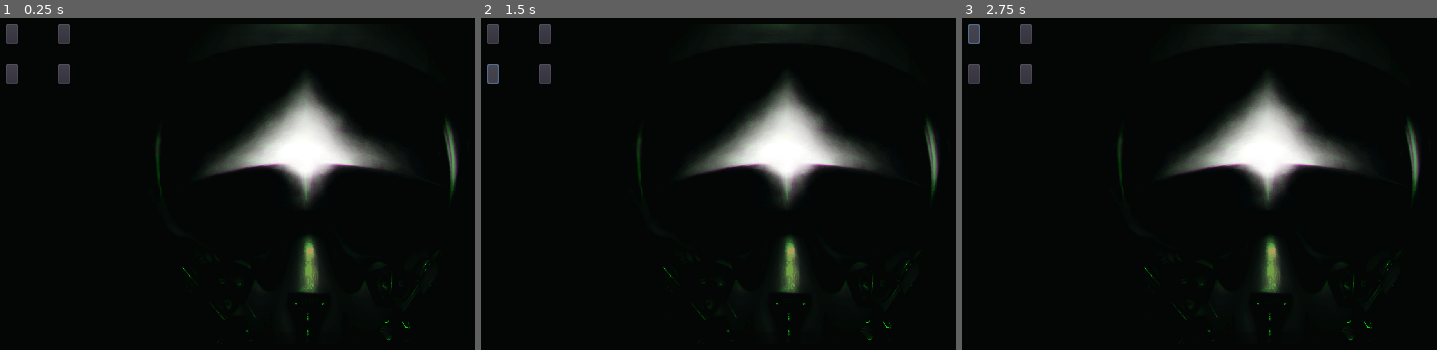
Above: before the commit, frames 1-3 (left to right).
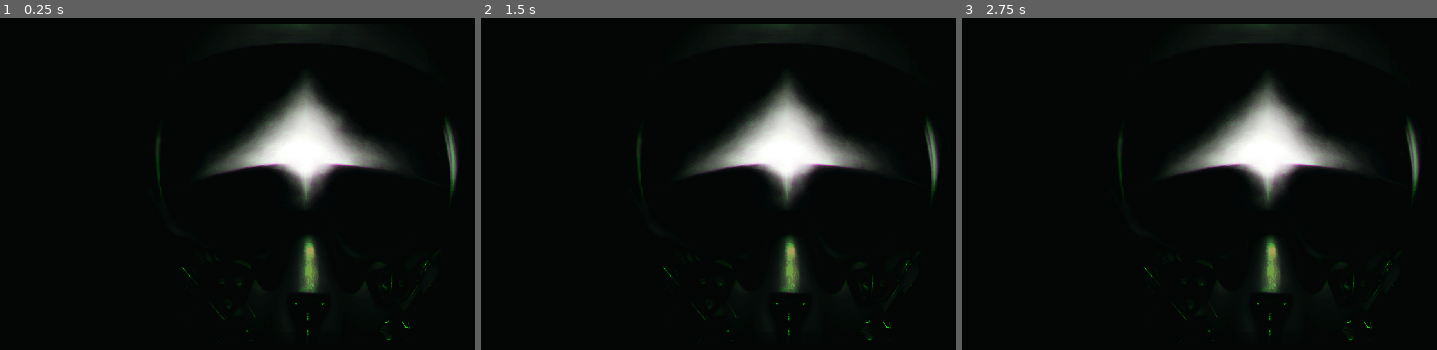
Above: after the commit, the same moments.

Repository: cnnranderson/godot-centurion
Game: Godot game, scene res://scenes/MainMenuScene.tscn
Same seed, same stepped clock (60 frames per second), same inputs: the game is played once before the commit and once after it.
Inputs (mouse positions are in pixels of both pictures, inside the frame that each line leads up to):
- Up to frame 1 (0.25 s): no input
- Up to frame 2 (1.5 s): click (495, 34) at 0.52 s; click (495, 74) at 1.27 s
- Up to frame 3 (2.75 s): click (976, 34) at 2.02 s

The runs differ from the first frame. In frame 1, 0.6% of the frame differs, in the area x 1-15%, y 1-20%; in frame 2, 0.6%; in frame 3, 0.6%.

Commit message:
Re-organize all the files

Diff:
--- a/project.godot
+++ b/project.godot
@@ -7,6 +7,16 @@
 ;   param=value ; assign values to parameters
 
 config_version=4
+
+_global_script_classes=[ {
+"base": "Node2D",
+"class": "Main",
+"language": "GDScript",
+"path": "res://scenes/main/Main.gd"
+} ]
+_global_script_class_icons={
+"Main": ""
+}
 
 [application]
 
--- a/scenes/MainMenuScene.tscn
+++ b/scenes/MainMenuScene.tscn
@@ -1,7 +1,6 @@
-[gd_scene load_steps=3 format=2]
+[gd_scene load_steps=2 format=2]
 
-[ext_resource path="res://assets/images/pilot.png" type="Texture" id=1]
-[ext_resource path="res://MainMenuGUI.tscn" type="PackedScene" id=2]
+[ext_resource path="res://images/pilot.png" type="Texture" id=1]
 
 [node name="Main" type="Node2D"]
 
@@ -12,5 +11,3 @@
 __meta__ = {
 "_edit_use_anchors_": false
 }
-
-[node name="MainMenuGUI" parent="." instance=ExtResource( 2 )]
--- /dev/null
+++ b/scenes/main/Main.gd
@@ -0,0 +1,2 @@
+extends Node2D
+class_name Main
--- /dev/null
+++ b/scenes/main/MainScene.tscn
@@ -0,0 +1,6 @@
+[gd_scene load_steps=2 format=2]
+
+[ext_resource path="res://scenes/main/Main.gd" type="Script" id=1]
+
+[node name="MainScene" type="Node2D"]
+script = ExtResource( 1 )
--- /dev/null
+++ b/scenes/start/StartMenu.tscn
@@ -0,0 +1,3 @@
+[gd_scene format=2]
+
+[node name="StartMenu" type="Node2D"]
--- /dev/null
+++ b/scripts/Events.gd
@@ -0,0 +1,16 @@
+extends Node
+
+
+# Declare member variables here. Examples:
+# var a = 2
+# var b = "text"
+
+
+# Called when the node enters the scene tree for the first time.
+func _ready():
+	pass # Replace with function body.
+
+
+# Called every frame. 'delta' is the elapsed time since the previous frame.
+#func _process(delta):
+#	pass
--- /dev/null
+++ b/scripts/GameState.gd
@@ -0,0 +1,16 @@
+extends Node
+
+
+# Declare member variables here. Examples:
+# var a = 2
+# var b = "text"
+
+
+# Called when the node enters the scene tree for the first time.
+func _ready():
+	pass # Replace with function body.
+
+
+# Called every frame. 'delta' is the elapsed time since the previous frame.
+#func _process(delta):
+#	pass
--- /dev/null
+++ b/scripts/Global.gd
@@ -0,0 +1,16 @@
+extends Node
+
+
+# Declare member variables here. Examples:
+# var a = 2
+# var b = "text"
+
+
+# Called when the node enters the scene tree for the first time.
+func _ready():
+	pass # Replace with function body.
+
+
+# Called every frame. 'delta' is the elapsed time since the previous frame.
+#func _process(delta):
+#	pass
--- /dev/null
+++ b/scripts/Sounds.gd
@@ -0,0 +1,16 @@
+extends Node
+
+
+# Declare member variables here. Examples:
+# var a = 2
+# var b = "text"
+
+
+# Called when the node enters the scene tree for the first time.
+func _ready():
+	pass # Replace with function body.
+
+
+# Called every frame. 'delta' is the elapsed time since the previous frame.
+#func _process(delta):
+#	pass
Not shown, removed: assets/images/about.png.import
Not shown, removed: assets/images/bg_l0.png.import
Not shown, removed: assets/images/bg_l1.png.import
Not shown, removed: assets/images/bg_l2.png.import
Not shown, removed: assets/images/bg_l3.png.import
Not shown, removed: assets/images/bg_l4.png.import
Not shown, removed: assets/images/bg_l5.png.import
Not shown, removed: assets/images/bg_l6.png.import
Not shown, removed: assets/images/enemy_1.png.import
Not shown, removed: assets/images/enemy_2.png.import
Not shown, removed: assets/images/helicoptor.png.import
Not shown, removed: assets/images/hud.png.import
(and 87 more such lines)
